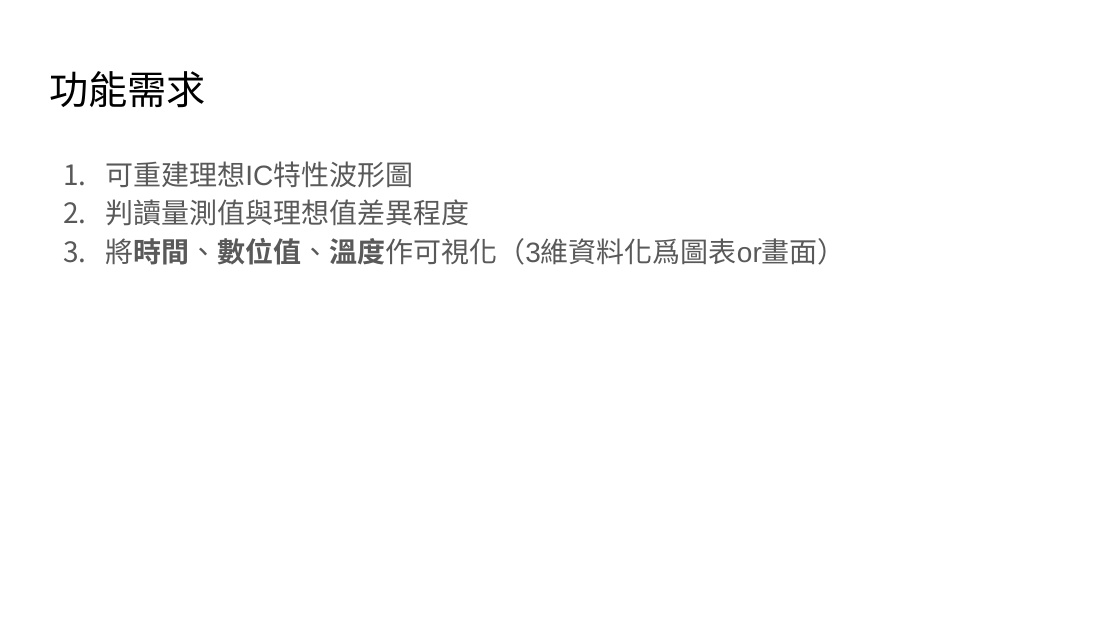
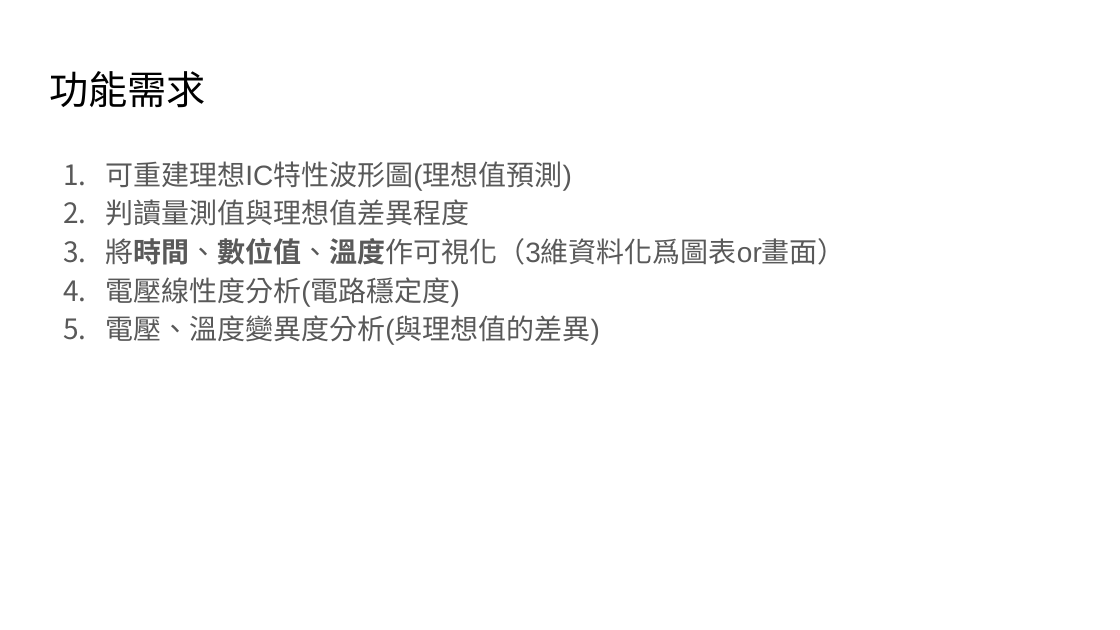
Before and after one commit to jack850208/Image-Process, a slide deck: slide 6 of IC量測誤差檢測系統.pptx (slide 7 before the commit). Drawn at 1120x630 pixels with LibreOffice and Linux fonts; fonts in the diff are those of the drawing. Boxes give left, top, right and bottom in pixels: in the first picture for what was removed or moved away, otherwise in the second. Text is boxed around its words. In the diff, an @@ line names an element or a change of style, - is before the commit and + after.

```diff
--- a/IC量測誤差檢測系統.pptx
+++ b/IC量測誤差檢測系統.pptx
@@ text at bbox=[105, 161, 572, 191]: text changed @@
-1. 可重建理想IC特性波形圖
+1. 可重建理想IC特性波形圖(理想值預測)
@@ text at bbox=[105, 277, 600, 345]: paragraphs added @@
+4. 電壓線性度分析(電路穩定度)
+5. 電壓、溫度變異度分析(與理想值的差異)
```
Also in this commit, not shown: 2 other slides changed, 9 slides added, 6 slides removed.
